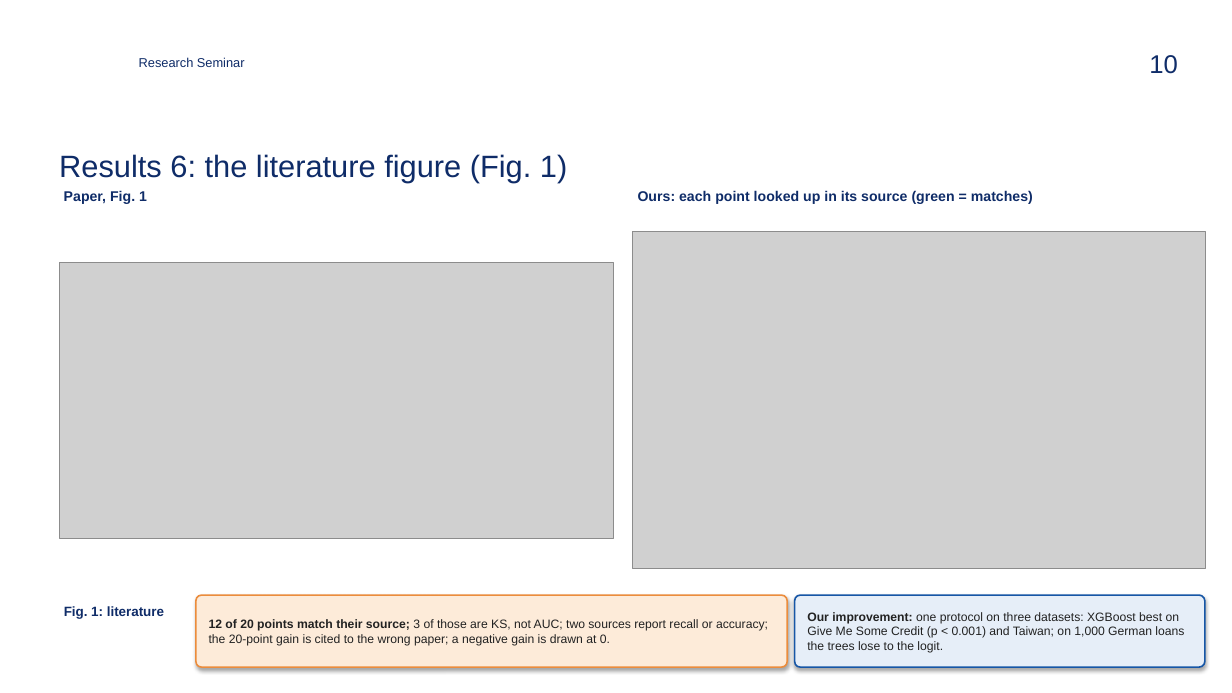
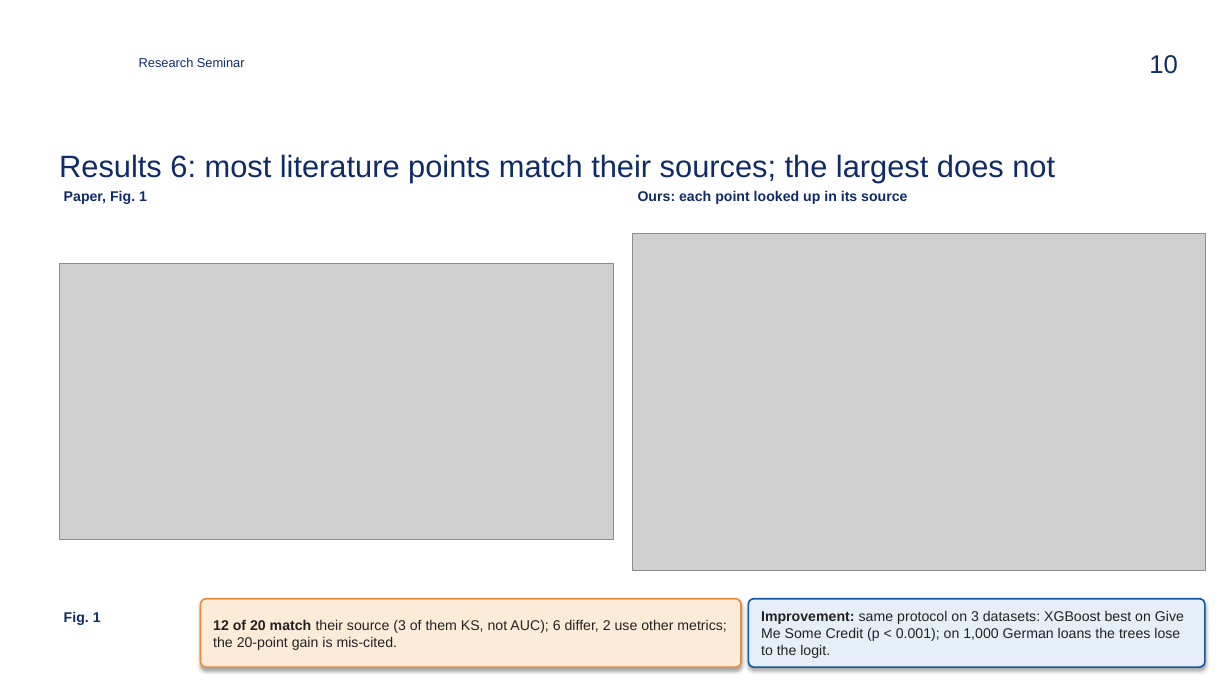
Before and after one commit to zavaz5/ml-model-risk, a slide deck: slide 10 of docs/presentation.pptx. Drawn at 1232x693 pixels with LibreOffice and Linux fonts; fonts in the diff are those of the drawing; grey boxes stand for pictures; background and template pictures are left out. Boxes give left, top, right and bottom in pixels: in the first picture for what was removed or moved away, otherwise in the second. Text is boxed around its words. In the diff, an @@ line names an element or a change of style, - is before the commit and + after.

```diff
--- a/docs/presentation.pptx
+++ b/docs/presentation.pptx
@@ title at (59,154,1055,182): text changed @@
-Results 6: the literature figure (Fig. 1)
+Results 6: most literature points match their sources; the largest does not
@@ text at (638,190,907,204): text changed @@
-Ours: each point looked up in its source (green = matches)
+Ours: each point looked up in its source
@@ rounded rectangle "12 of 20 match their ...": place and size @@
-rounded rectangle "12 of 20 match their ..." at (196,595,787,667)
+rounded rectangle "12 of 20 match their ..." at (201,599,741,667)
@@ rounded rectangle "Improvement: same protocol on 3 ...": place and size @@
-rounded rectangle "Improvement: same protocol on 3 ..." at (795,595,1205,667)
+rounded rectangle "Improvement: same protocol on 3 ..." at (749,599,1205,667)
@@ text at (64,611,101,625): text changed; size 10.5 to 11 pt @@
-Fig. 1: literature
+Fig. 1
@@ text in rounded rectangle at (213,619,726,650): text changed; size 9.5 to 11 pt @@
-12 of 20 points match their source; 3 of those are KS, not AUC; two sources report recall or accuracy; the 20-point gain is cited to the wrong paper; a negative gain is drawn at 0.
+12 of 20 match their source (3 of them KS, not AUC); 6 differ, 2 use other metrics; the 20-point gain is mis-cited.
@@ text in rounded rectangle at (761,610,1184,658): text changed; size 9.5 to 11 pt @@
-Our improvement: one protocol on three datasets: XGBoost best on Give Me Some Credit (p < 0.001) and Taiwan; on 1,000 German loans the trees lose to the logit.
+Improvement: same protocol on 3 datasets: XGBoost best on Give Me Some Credit (p < 0.001); on 1,000 German loans the trees lose to the logit.
```
Also in this commit, not shown: 13 other slides changed, 19 other files.
